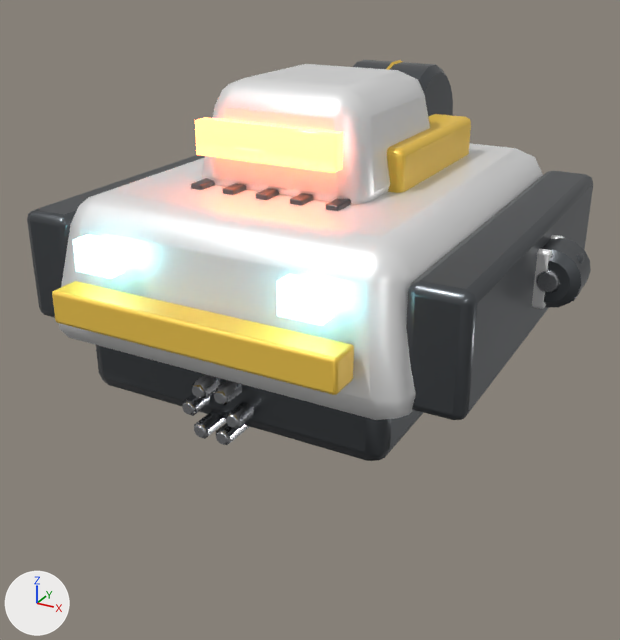
Renders of the glTF model public/assets/models/robots/hound/auto.glb from each side of a commit.
Rendered twice from a 50 mm lens placed at (0.506, -0.974, 0.356), pointed at (0.02, -0.09, -0.086). Lighting does not change. The marker at lower left points along +X, +Y and +Z. The picture after the commit comes second. Vertices at exactly the same position are counted once.

Before the edit, the objects in view are built like this:
```python
me_barrel = bpy.data.meshes.new('Barrel')
me_barrel.from_pydata(...)  # 384 vertices, 736 faces; spans x -0.055..0.055, y -0.29..0.12, z -0.185..-0.075
# faces by material slot: [248, 488]
me_barrel.materials.append(mat_gunmetal)  # dark grey #5d6165
me_barrel.materials.append(mat_steel)  # grey #b5b6ba
me_hull = bpy.data.meshes.new('Hull')
me_hull.from_pydata(...)  # 1142 vertices, 2192 faces; spans x -0.285..0.285, y -0.33..0.34, z -0.16..0.202
# faces by material slot: [108, 1500, 212, 24, 348]
me_hull.materials.append(mat_teampaint)  # white #ededed
me_hull.materials.append(mat_gunmetal)  # dark grey #5d6165
me_hull.materials.append(mat_hazard)  # yellow #f9ce50
me_hull.materials.append(mat_glow)  # cyan #aaf3ff, glowing cyan #a0f3ff
me_hull.materials.append(mat_steel)  # grey #b5b6ba
me_turret = bpy.data.meshes.new('Turret')
me_turret.from_pydata(...)  # 216 vertices, 416 faces; spans x -0.13..0.13, y -0.165..0.17, z 0.03..0.21
# faces by material slot: [188, 108, 12, 108]
me_turret.materials.append(mat_gunmetal)  # dark grey #5d6165
me_turret.materials.append(mat_teampaint)  # white #ededed
me_turret.materials.append(mat_optic)  # red #f36c50, glowing orange #ff763f
me_turret.materials.append(mat_hazard)  # yellow #f9ce50
ob_barrel = bpy.data.objects.new('Barrel', me_barrel)
ob_barrel.location = (0.0, 0.0, 0.0)
ob_hull = bpy.data.objects.new('Hull', me_hull)
ob_hull.location = (0.0, 0.0, 0.0)
ob_turret = bpy.data.objects.new('Turret', me_turret)
ob_turret.location = (0.0, 0.0, 0.0)
# also in view: 'LegUpper' at (0.147, 0.0, -0.001)
```
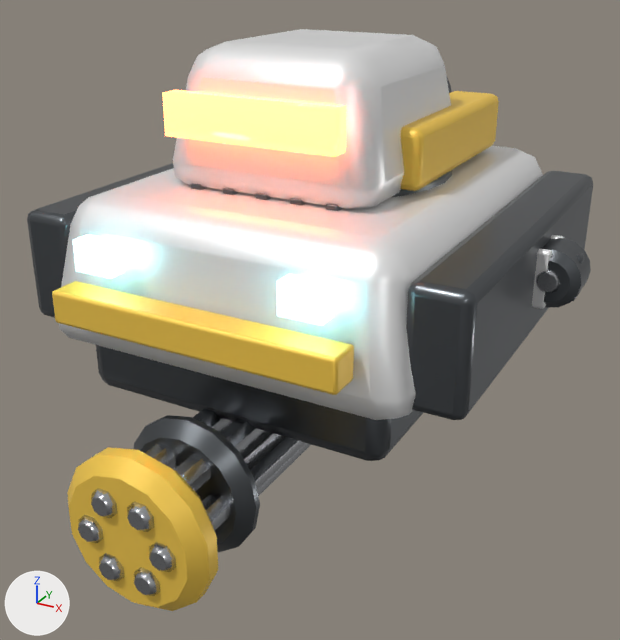
What differs and where, as boxes (x1, y1, x2, y2) in the pictures (620 x 640 px; the box of a moved part takes in the faces that stretch with it):
'Turret', rescaled (22% wider, 29% taller): before (195, 64, 471, 204); after (162, 29, 499, 210)
'Barrel', reshaped: before (182, 374, 254, 445); after (67, 409, 312, 611)
part 1 of me_barrel, moved or reshaped (not visible before): after (134, 415, 260, 552)
part 2 of me_barrel, moved or reshaped: before (226, 401, 254, 429); after (149, 434, 305, 572)
part 3 of me_barrel, moved or reshaped: before (214, 380, 242, 405); after (127, 418, 264, 532)
part 4 of me_barrel, moved or reshaped: before (192, 374, 220, 399); after (91, 409, 231, 518)
part 5 of me_barrel, moved or reshaped: before (182, 394, 210, 416); after (78, 421, 233, 543)
part 6 of me_barrel, moved or reshaped: before (194, 411, 226, 439); after (99, 431, 275, 581)
part 7 of me_barrel, moved or reshaped: before (216, 423, 250, 445); after (134, 443, 312, 596)
part 8 of me_barrel, added (yellow): after (67, 447, 218, 611)

What changed in the scene script:
```text
Change me_barrel:
    used by ob_barrel; location = (0.0, 0.0, 0.0)
    remove me_barrel.from_pydata(...)  # 384 vertices, 736 faces; spans x -0.055..0.055, y -0.29..0.12, z -0.185..-0.075
    add me_barrel.from_pydata(...)  # 440 vertices, 844 faces; spans x -0.091..0.091, y -0.449..0.186, z -0.294..-0.108
    me_barrel part 1: the loose piece of 64 vertices spanning x -0.055..0.055, y -0.222..-0.198, z -0.185..-0.075 is scaled about the mesh origin by 1.55
    me_barrel part 2: the loose piece of 44 vertices spanning x 0.02..0.04, y -0.29..0.03, z -0.14..-0.12 is scaled about the mesh origin by 1.55
    me_barrel part 3: the loose piece of 42 vertices spanning x 0.005..0.025, y -0.29..0.03, z -0.114..-0.094 is scaled about the mesh origin by 1.55
    me_barrel part 4: the loose piece of 42 vertices spanning x -0.025..-0.005, y -0.29..0.03, z -0.114..-0.094 is scaled about the mesh origin by 1.55
    me_barrel part 5: the loose piece of 44 vertices spanning x -0.04..-0.02, y -0.29..0.03, z -0.14..-0.12 is scaled about the mesh origin by 1.55
    me_barrel part 6: the loose piece of 42 vertices spanning x -0.025..-0.005, y -0.29..0.03, z -0.166..-0.146 is scaled about the mesh origin by 1.55
    me_barrel part 7: the loose piece of 42 vertices spanning x 0.005..0.025, y -0.29..0.03, z -0.166..-0.146 is scaled about the mesh origin by 1.55
    me_barrel part 8: a new loose piece of 56 vertices spanning x -0.091..0.091, y -0.442..-0.395, z -0.294..-0.108, in mat_hazard (yellow #f9ce50)
    other edits to the shape of me_barrel do not show in these pictures
    add me_barrel.materials.append(mat_hazard)  # yellow #f9ce50
Change me_turret:
    used by ob_turret; location = (0.0, 0.0, 0.0)
    remove me_turret.from_pydata(...)  # 216 vertices, 416 faces; spans x -0.13..0.13, y -0.165..0.17, z 0.03..0.21
    add me_turret.from_pydata(...)  # 216 vertices, 416 faces; spans x -0.156..0.156, y -0.198..0.204, z 0.036..0.252
    me_turret part 9: the whole mesh is scaled about the mesh origin by 1.2
```
